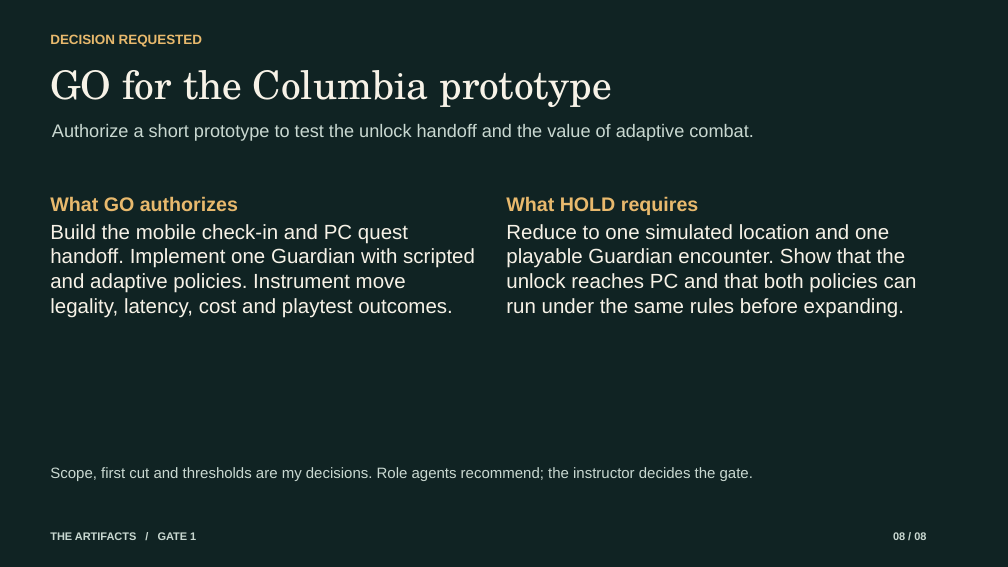
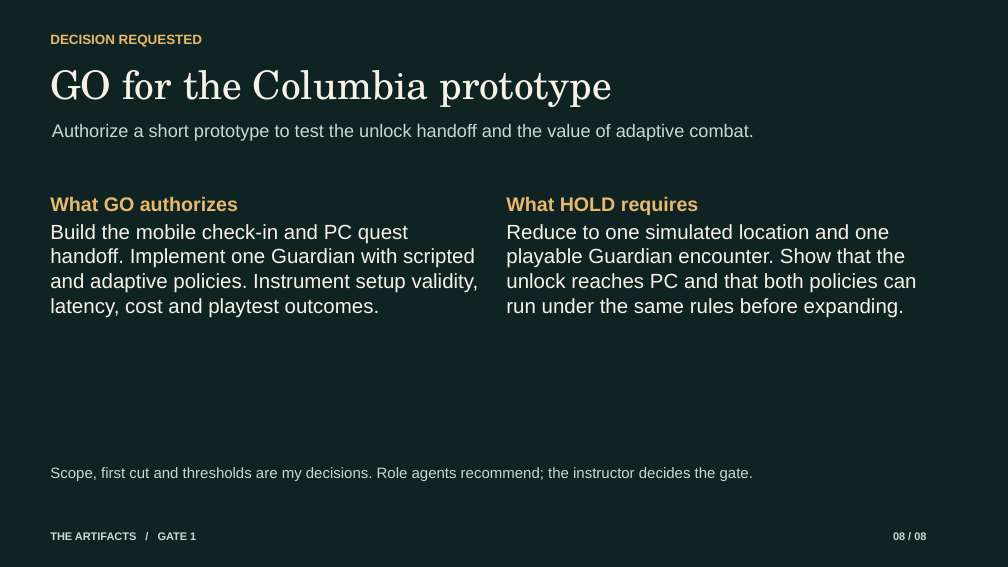
Before and after one commit to SM5858/the-artifacts, a slide deck: slide 8 of deck/The Artifacts - G1.pptx. Drawn at 1008x567 pixels with LibreOffice and Linux fonts; fonts in the diff are those of the drawing. Boxes give left, top, right and bottom in pixels: in the first picture for what was removed or moved away, otherwise in the second. Text is boxed around its words. In the diff, an @@ line names an element or a change of style, - is before the commit and + after.

```diff
--- a/deck/The Artifacts - G1.pptx
+++ b/deck/The Artifacts - G1.pptx
@@ text at <box>50,224,479,318</box>: text changed @@
-Build the mobile check-in and PC quest handoff. Implement one Guardian with scripted and adaptive policies. Instrument move legality, latency, cost and playtest outcomes.
+Build the mobile check-in and PC quest handoff. Implement one Guardian with scripted and adaptive policies. Instrument setup validity, latency, cost and playtest outcomes.
```
Also in this commit, not shown: 5 other slides changed, 3 other files.
